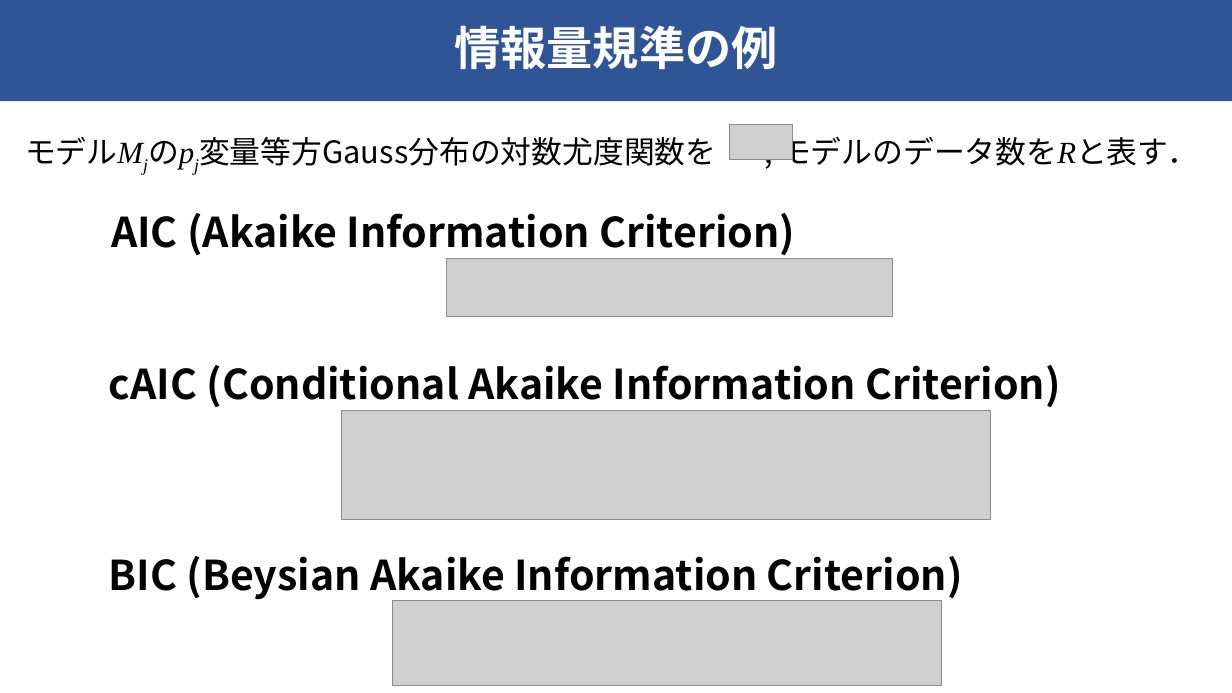
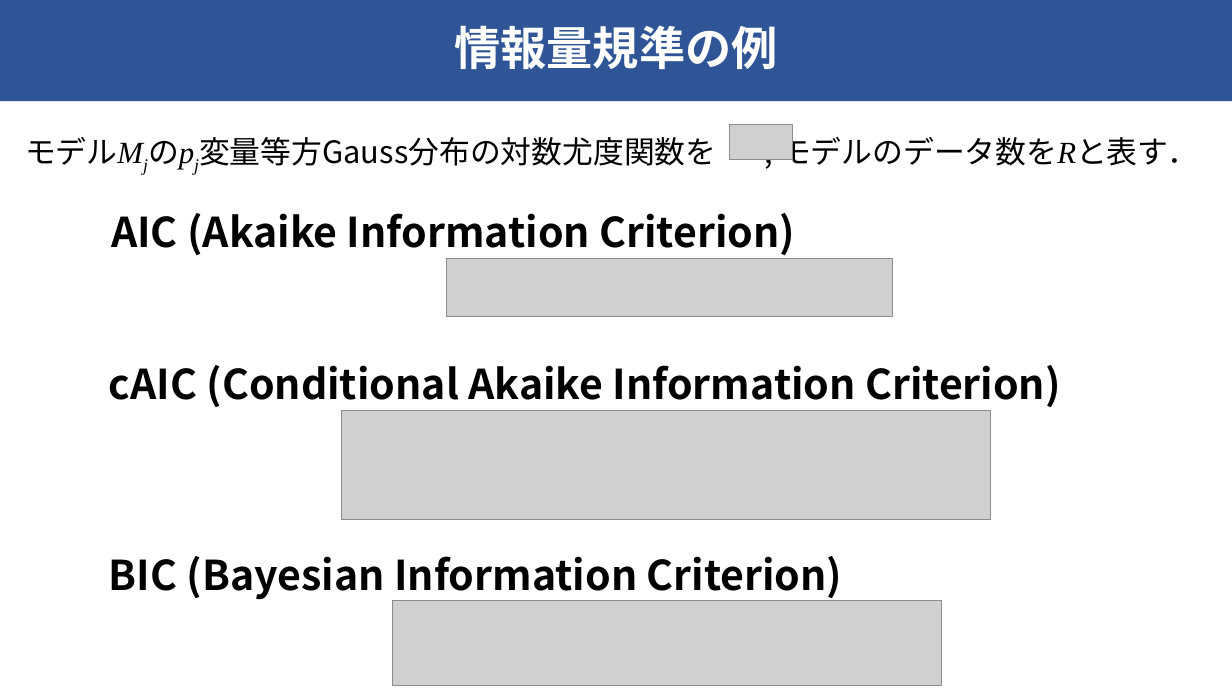
Before and after one commit to raryosu/graduation-research, a slide deck: slide 9 of docs/interim-presen/interim_hagihara.pptx. Drawn at 1232x693 pixels with LibreOffice and Linux fonts; fonts in the diff are those of the drawing; grey boxes stand for pictures. Boxes give left, top, right and bottom in pixels: in the first picture for what was removed or moved away, otherwise in the second. Text is boxed around its words. In the diff, an @@ line names an element or a change of style, - is before the commit and + after.

```diff
--- a/docs/interim-presen/interim_hagihara.pptx
+++ b/docs/interim-presen/interim_hagihara.pptx
@@ text at box(109, 556, 843, 600): text changed @@
-BIC (Beysian Akaike Information Criterion)
+BIC (Bayesian Information Criterion)
```
Also in this commit, not shown: 2 other slides changed, 4 other files.
